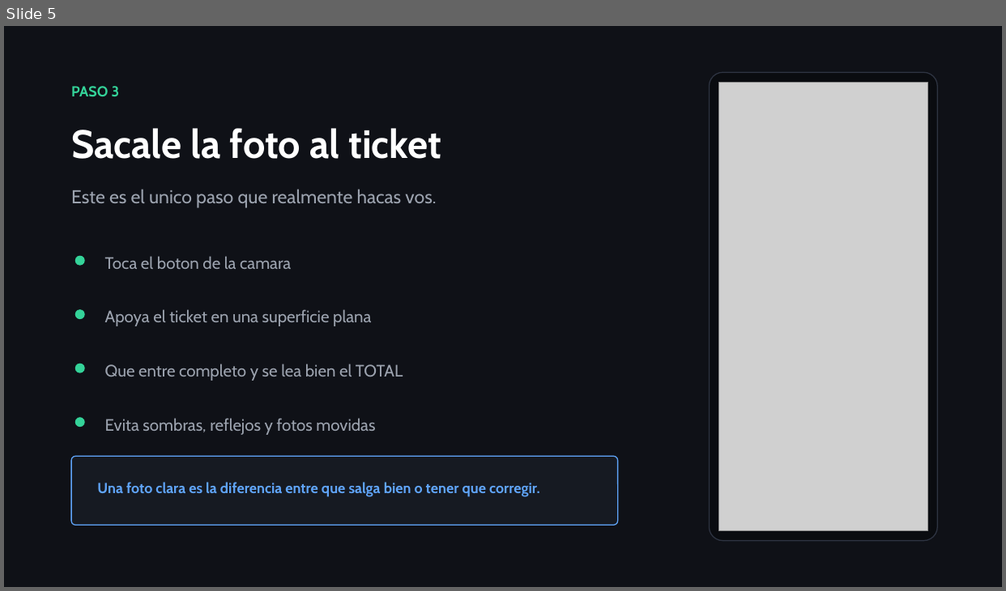
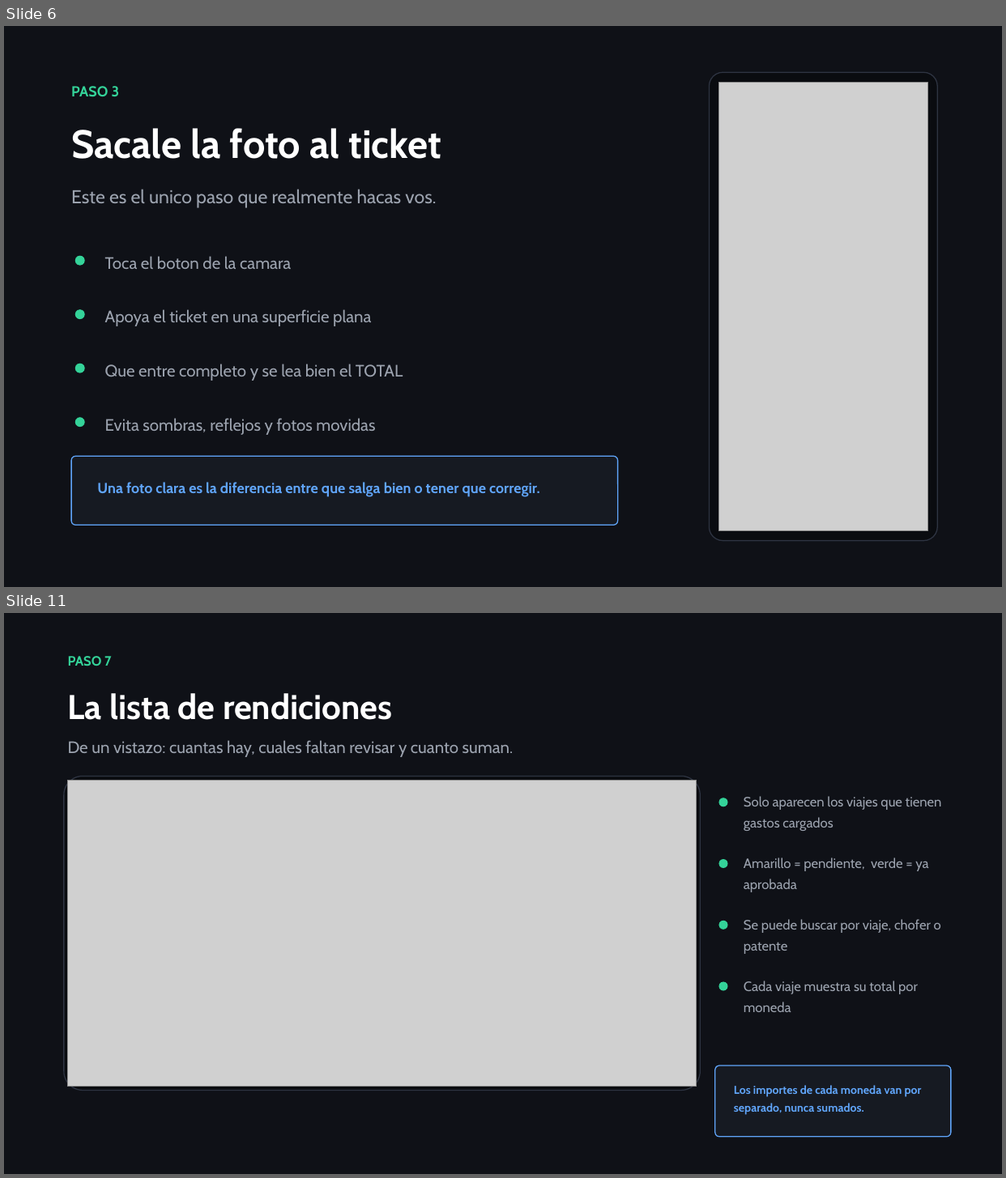
Before and after one commit to Dibiagi-I-D/Automatizacion-liquidacion-de-viajes, a slide deck: Gastos_Logistica_Capacitacion.pptx. Shown one above the other, each under a label of ours: slide 5 before the commit, slides 6 and 11 after it; the slides between them are not shown. The pictures are 1006x591 and 1006x1178 pixels, drawn with LibreOffice and Linux fonts; fonts in the diff are those of the drawing; grey boxes stand for pictures. Boxes give left, top, right and bottom in pixels: in the first picture for what was removed or moved away, otherwise in the second. Text is boxed around its words. In the diff, an @@ line names an element or a change of style, - is before the commit and + after.

```diff
--- a/Gastos_Logistica_Capacitacion.pptx
+++ b/Gastos_Logistica_Capacitacion.pptx
@@ slide 11 added at (4, 613, 1002, 1174), background #FFFFFF @@
@@ rectangle added at (4, 613, 1002, 1174), fill #0F1117 @@
@@ text added at (68, 656, 112, 666), 13 pt, text #34D399, bold @@
+PASO 7
@@ text added at (68, 693, 393, 720), 33 pt, text #FFFFFF, bold @@
+La lista de rendiciones
@@ text added at (68, 740, 513, 757), 16 pt, text #9CA3AF @@
+De un vistazo: cuantas hay, cuales faltan revisar y cuanto suman.
@@ rounded rectangle added at (64, 776, 701, 1091), fill #0A0C10, outline #2E3442 1 pt @@
@@ picture added at (68, 780, 697, 1087) @@
@@ ellipse added at (719, 798, 728, 807), fill #34D399 @@
@@ text added at (744, 796, 942, 831), 13 pt, text #9CA3AF @@
+Solo aparecen los viajes que tienen gastos cargados
@@ ellipse added at (719, 859, 728, 868), fill #34D399 @@
@@ text added at (744, 858, 928, 892), 13 pt, text #9CA3AF @@
+Amarillo = pendiente, verde = ya aprobada
@@ ellipse added at (719, 921, 728, 930), fill #34D399 @@
@@ text added at (744, 919, 941, 954), 13 pt, text #9CA3AF @@
+Se puede buscar por viaje, chofer o patente
@@ ellipse added at (719, 982, 728, 991), fill #34D399 @@
@@ text added at (744, 981, 918, 1012), 13 pt, text #9CA3AF @@
+Cada viaje muestra su total por moneda
@@ rounded rectangle added at (715, 1066, 951, 1137), fill #161A22, outline #60A5FA 1 pt @@
@@ text added at (734, 1085, 922, 1114), 11 pt, text #60A5FA, bold @@
+Los importes de cada moneda van por separado, nunca sumados.
@@ what was slide 5 is now slide 6 @@
```
Also in this commit, not shown: 6 slides changed, 6 other slides added, 5 other files.
